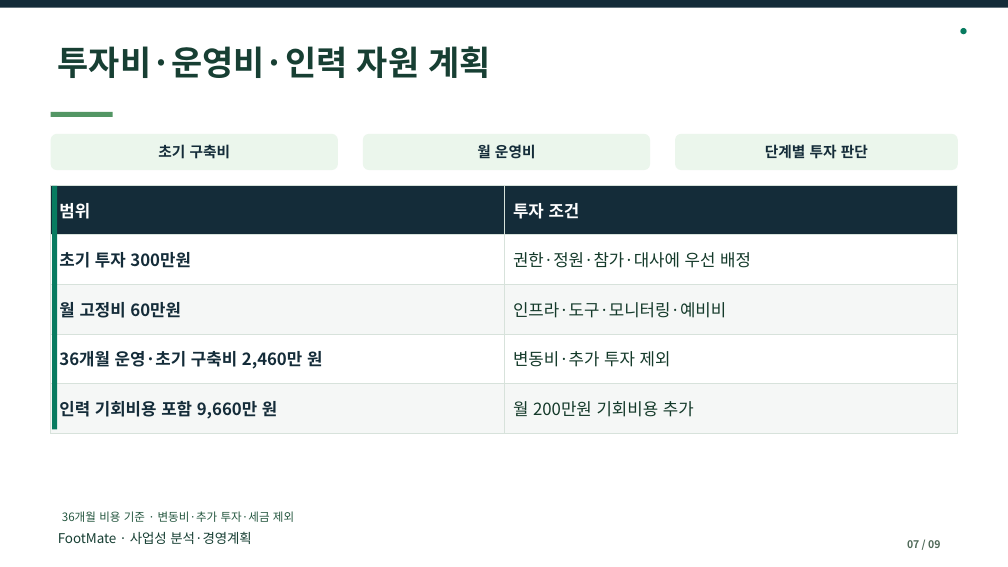
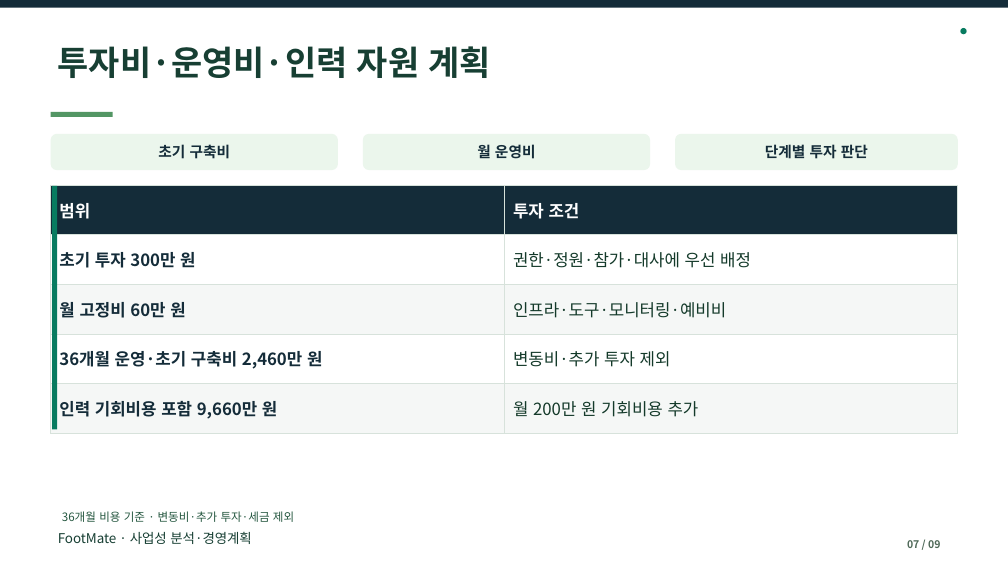
Before and after one commit to dohyunkimmm/footmate-case-study, a slide deck: slide 7 of src/case-study/downloads/footmate_report.pptx. Drawn at 1008x567 pixels with LibreOffice and Linux fonts; fonts in the diff are those of the drawing. Boxes give left, top, right and bottom in pixels: in the first picture for what was removed or moved away, otherwise in the second. Text is boxed around its words. In the diff, an @@ line names an element or a change of style, - is before the commit and + after.

```diff
--- a/src/case-study/downloads/footmate_report.pptx
+++ b/src/case-study/downloads/footmate_report.pptx
@@ table at box(51, 185, 958, 433) @@
-row 2, column 1: 초기 투자 300만원
+row 2, column 1: 초기 투자 300만 원
-row 3, column 1: 월 고정비 60만원
+row 3, column 1: 월 고정비 60만 원
-row 5, column 2: 월 200만원 기회비용 추가
+row 5, column 2: 월 200만 원 기회비용 추가
```
Also in this commit, not shown: 2 other slides changed, 17 other files.
